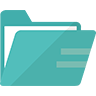
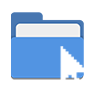
The second (96, 96) image is a revision of the first. Changes to its layers:
added layer "圖層 1" above "folder icon" over [60, 46, 88, 86]
renamed "f_f_business_89_s512_f_business_89_0nbg" to "folder icon", painted on it over [0, 10, 96, 86]
